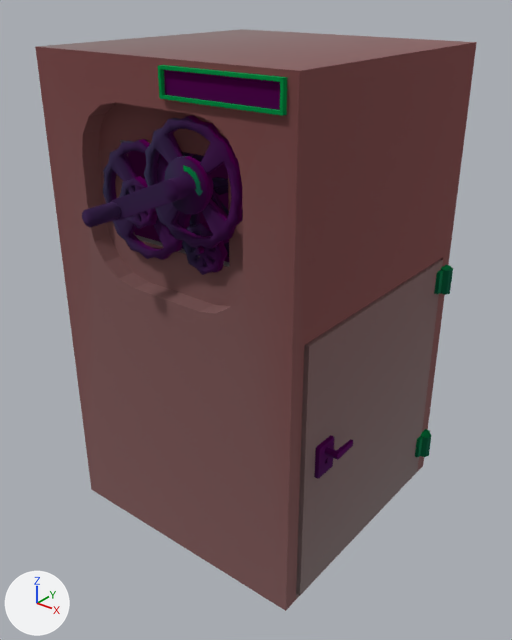
What one commit did to the FBX model Assets/1_Game/Models/Generator/generator_full.fbx.
Rendered twice from a 50 mm lens placed at (1.47, -1.52, 1.84), pointed at (0.04, 0.27, 0.73). Arrows for +X, +Y and +Z are at lower left; the lights stay in place. Where no turn or scale is listed for an object, it has been applied to the vertices.

The scene before the commit, as lines of its bpy script (objects in view):
```python
ob_cube_008 = bpy.data.objects.new('Cube.008', me_cube_027)
ob_cube_008.location = (0.0, 0.0, 0.0)
ob_cube_012 = bpy.data.objects.new('Cube.012', me_cube_028)
ob_cube_012.location = (-0.491, 0.331, 0.756)
ob_cube_012.scale = (1.0, 1.14, 1.0)
ob_cube_014 = bpy.data.objects.new('Cube.014', me_cube_031)
ob_cube_014.location = (0.52, 0.764, 0.847)
ob_cube_014.scale = (-0.0104, -0.0216, -0.0411)
ob_cube_015 = bpy.data.objects.new('Cube.015', me_cube_032)
ob_cube_015.parent = ob_cube_018
ob_cube_015.location = (0.0, 0.0, 1.76)
ob_cube_015.rotation_euler = (0.0, 0.0, -3.142)  # degrees (0, 0, -180)
ob_cube_015.scale = (-0.626, -0.0513, -0.201)
ob_cube_016 = bpy.data.objects.new('Cube.016', me_cube_033)
ob_cube_016.location = (0.52, 0.764, 0.127)
ob_cube_016.scale = (-0.0104, -0.0216, -0.0411)
ob_cube_018 = bpy.data.objects.new('Cube.018', me_cube_035)
ob_cube_018.location = (0.52, 0.764, 0.487)
ob_cube_018.rotation_euler = (0.0, 0.0, 0.00333)  # degrees (0, 0, 0.2)
ob_cube_018.scale = (0.0165, 0.421, 0.205)
ob_cylinder_002 = bpy.data.objects.new('Cylinder.002', me_cylinder_007)
ob_cylinder_002.location = (0.139, -0.097, 1.129)
ob_cylinder_015 = bpy.data.objects.new('Cylinder.015', me_cylinder_018)
ob_cylinder_015.location = (0.52, 0.764, 0.847)
ob_cylinder_016 = bpy.data.objects.new('Cylinder.016', me_cylinder_019)
ob_cylinder_016.location = (0.52, 0.764, 0.127)
# also in view: 'Cylinder.008' at (0.13, -0.12, 1.32); 'Cube.010' at (0.26, -0.15, 1.59); 'Cylinder.007' at (-0.1, -0.12, 1.23); 'Cylinder.003' at (0.04, -0.23, 1.3); 'Cylinder.009' at (-0.1, -0.1, 1.23)
```
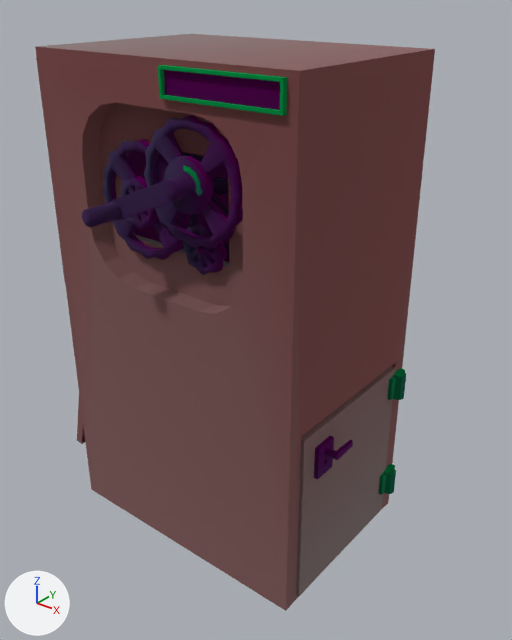
Commit message: generator slim
slim generator

The change in detail:
me_cube_027 has 96 vertices, 101 faces and spans x -0.48..0.5, y -0.15..0.83, z -0.03..1.65.
me_cube_027 is used by ob_cube_008; location (0.0, 0.0, 0.0).
me_cube_027 part 1: all 2 vertices in x -0.28..0.5, y 0.77, z 0.93 are moved by (0.0, -0.3, -0.3).
me_cube_027 part 2: all 4 vertices in x 0.5, y 0.77..0.83, z -0.03..-0.01 are moved by (0.0, -0.3, 0.0).
me_cube_027 part 3: the 1 vertex in x 0.5, y 0.83, z 1.65 is moved by (0.0, -0.3, 0.0).
me_cube_027 part 4: all 2 vertices in x -0.28..0.5, y -0.09, z 0.93 are moved by (0.0, 0.0, -0.3).
me_cube_035 has 8 vertices, 6 faces and spans x -3.07..-1.07, y -2.01..-0.01, z -2.45..2.12.
me_cube_035 is used by ob_cube_018; location (0.52, 0.764, 0.487); rotation (0.0, 0.0, 0.00333), in degrees (0, 0, 0.2); scale (0.0165, 0.421, 0.205).
Part 5, on me_cube_035:
Vertex 0 of me_cube_035 moves from (-3.07, -2.01, -2.45) to (-3.01, -1.32, -2.45).
Vertex 1 of me_cube_035 moves from (-3.07, -2.01, 2.12) to (-3.01, -1.32, 0.6).
Vertex 3 of me_cube_035 moves from (-3.07, -0.01, 2.12) to (-3.07, -0.01, 0.6).
Vertex 4 of me_cube_035 moves from (-1.07, -2.01, -2.45) at pixel (300, 595) to (-1.01, -1.32, -2.45) at pixel (298, 596).
Vertex 5 of me_cube_035 moves from (-1.07, -2.01, 2.12) at pixel (309, 346) to (-1.01, -1.32, 0.6) at pixel (304, 441).
Vertex 7 of me_cube_035 moves from (-1.07, -0.01, 2.12) at pixel (443, 260) to (-1.07, -0.01, 0.6) at pixel (395, 367).
Object 'Cylinder.016' (ob_cylinder_016) moves from (0.52, 0.764, 0.127) to (0.52, 0.47, 0.127).
Object 'Cube.015' (ob_cube_015) moves from (0.0, 0.0, 1.76) to (0.0, 0.0, 0.277).
Object 'Cube.012' (ob_cube_012) moves from (-0.491, 0.331, 0.756) to (-0.491, 0.192, 0.756).
Object 'Cube.012' (ob_cube_012) is rescaled from (1.0, 1.14, 1.0) to (1.0, 0.823, 1.0).
Object 'Cube.014' (ob_cube_014) moves from (0.52, 0.764, 0.847) to (0.52, 0.47, 0.544).
Object 'Cube.018' (ob_cube_018) moves from (0.52, 0.764, 0.487) to (0.52, 0.47, 0.487).
Object 'Cube.016' (ob_cube_016) moves from (0.52, 0.764, 0.127) to (0.52, 0.47, 0.127).
Object 'Cylinder.015' (ob_cylinder_015) moves from (0.52, 0.764, 0.847) to (0.52, 0.47, 0.544).
Object 'Plane.022' (ob_plane_022) moves from (-0.484, 0.345, 0.787) to (-0.484, 0.187, 0.787).
Object 'Plane.022' (ob_plane_022) is rescaled from (0.51, 0.346, 1.0) to (0.51, 0.265, 1.0).

What differs and where, as boxes (x1, y1, x2, y2) in the pictures (512 x 640 px; the box of a moved part takes in the faces that stretch with it):
'Cube.008', reshaped (9% narrower)
    before: (35, 29, 477, 611)
    after: (35, 34, 435, 611)
'Cube.018', reshaped, moved (32% narrower, 31% shorter)
    before: (296, 260, 443, 595)
    after: (296, 366, 396, 597)
'Cylinder.015', moved
    before: (440, 266, 453, 295)
    after: (394, 371, 406, 400)
'Cylinder.016', moved
    before: (420, 432, 432, 457)
    after: (384, 467, 396, 494)
'Cube.015', moved
    before: (434, 270, 443, 294)
    after: (387, 375, 396, 400)
'Cylinder.014', moved
    before: (324, 439, 353, 460)
    after: (324, 440, 353, 460)
'Cube.017', moved
    before: (415, 436, 423, 457)
    after: (378, 472, 386, 495)
'Plane.022', moved, rescaled (not visible before)
    after: (77, 395, 85, 444)
'Cube.012', moved, rescaled (not visible before)
    after: (36, 56, 65, 281)
'Cube.016', moved
    before: (423, 429, 430, 433)
    after: (386, 464, 395, 469)
'Cube.014', moved (not visible before)
    after: (397, 368, 405, 372)
part 2 of me_cube_027, moved or reshaped
    before: (296, 464, 423, 599)
    after: (296, 500, 389, 599)
part 3 of me_cube_027, moved or reshaped
    before: (35, 29, 477, 468)
    after: (35, 34, 435, 505)
part 4 of me_cube_027, moved or reshaped
    before: (286, 73, 304, 606)
    after: (286, 79, 301, 606)
